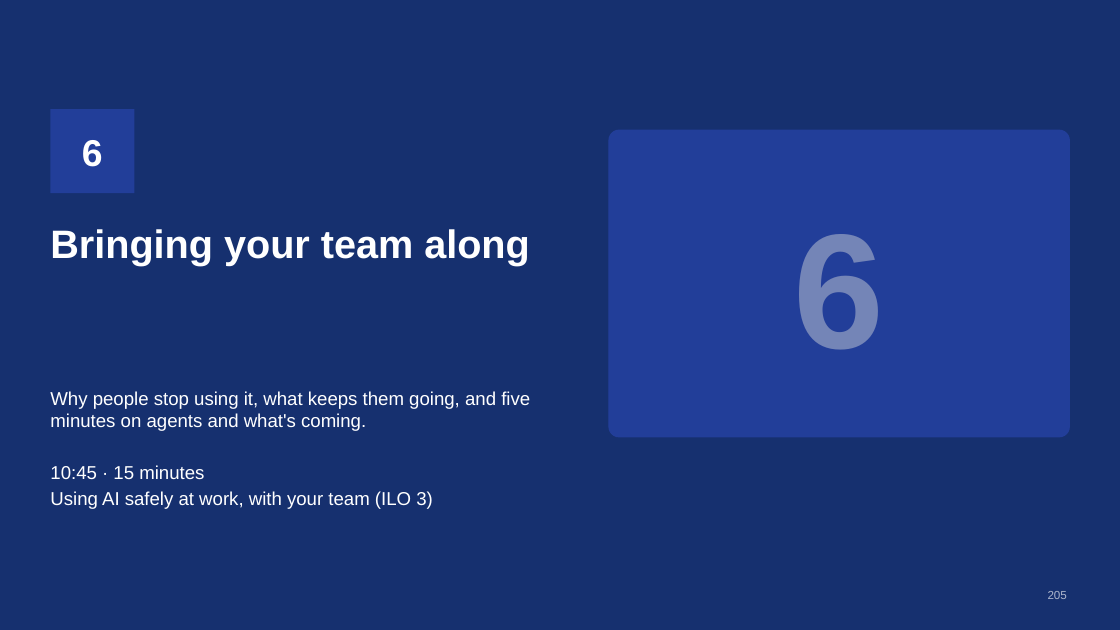
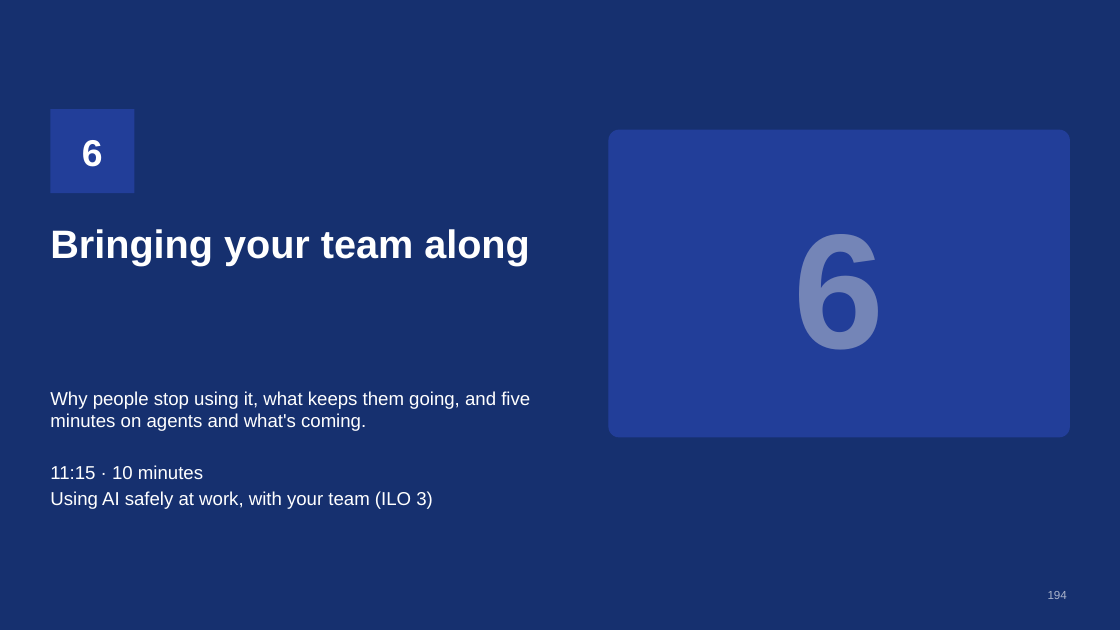
Before and after one commit to Iced377/bibf-arla, a slide deck: slide 194 of outputs/BIBF-Arla-Facilitator.pptx (slide 205 before the commit). Drawn at 1120x630 pixels with LibreOffice and Linux fonts; fonts in the diff are those of the drawing. Boxes give left, top, right and bottom in pixels: in the first picture for what was removed or moved away, otherwise in the second. Text is boxed around its words. In the diff, an @@ line names an element or a change of style, - is before the commit and + after.

```diff
--- a/outputs/BIBF-Arla-Facilitator.pptx
+++ b/outputs/BIBF-Arla-Facilitator.pptx
@@ text at [50,465,203,479]: text changed @@
-10:45 · 15 minutes
+11:15 · 10 minutes
@@ page number at [1048,591,1067,599]: text changed @@
-205
+194
```
Also in this commit, not shown: 13 other slides changed, 1 slide added, 1 slide removed, 5 other files.
